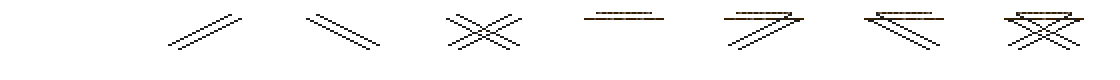
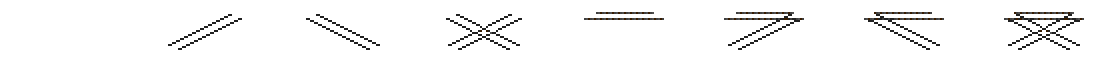
Two versions of the same layered image (1120 x 80). Layer-by-layer changes:
painted on "b_parts_shin_jp_conc_blst_row" over (476, 12, 1084, 34)
